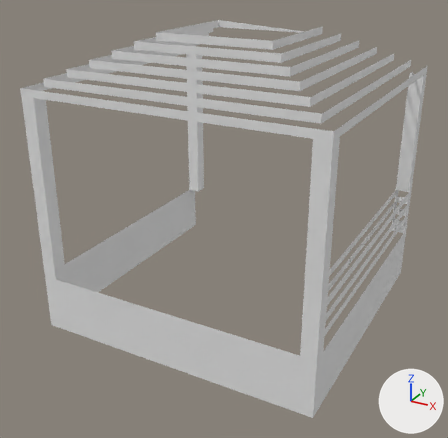
A saved change to the OBJ model GenWorldGame/Assets/Voxels/Arbor.obj.
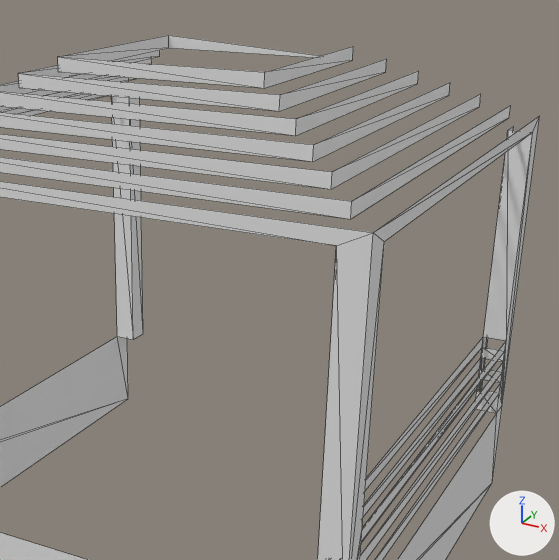
Each version is shown whole from a camera (50 mm lens) standing at (3.83, -7.44, 4.98) and looking at (-0.09, -0.33, 1.43), then close up on the part from 28% to 98% of the width and 0% to 72% of the height. Lighting does not change. The marker at lower right points along +X, +Y and +Z. The close-ups show mesh edges as thin lines. Where no turn or scale is listed for an object, it has been applied to the vertices. Vertices at the same position are counted once.

Script lines for the objects in view, before the commit:
```python
me_untitled = bpy.data.meshes.new('Untitled')
me_untitled.from_pydata(...)  # 108 vertices, 131 faces; spans x -2.0..2.0, y -2.0..2.0, z 0.0..4.0
me_untitled.materials.append(mat_palette)  # white #e7e7e7
ob_untitled = bpy.data.objects.new('Untitled', me_untitled)
ob_untitled.location = (0.0, 0.0, 0.0)
```
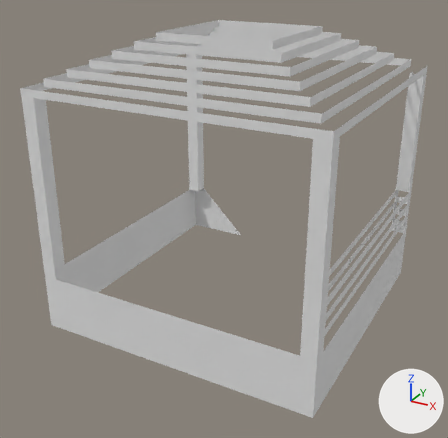
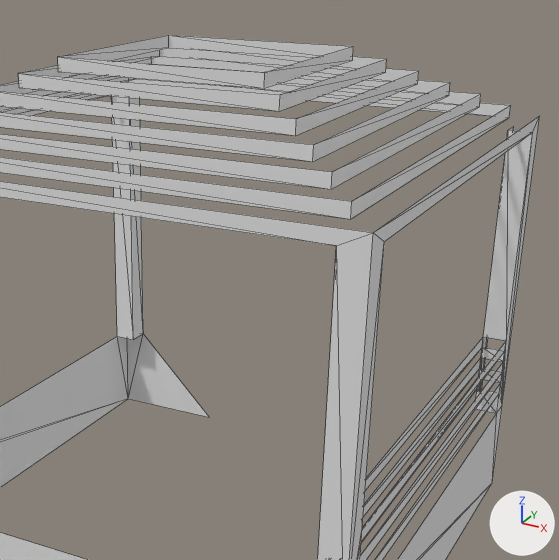
What differs and where, as boxes [x1, y1, x2, y2] in the close-ups (559 x 560 px):
part 1 of me_untitled, added: after [127, 35, 510, 417]

What changed in the scene script:
```text
Change me_untitled:
    used by ob_untitled; location = (0.0, 0.0, 0.0)
    remove me_untitled.from_pydata(...)  # 108 vertices, 131 faces; spans x -2.0..2.0, y -2.0..2.0, z 0.0..4.0
    add me_untitled.from_pydata(...)  # 109 vertices, 146 faces; spans x -2.0..2.0, y -2.0..2.0, z 0.0..4.0
    me_untitled part 1
    1 vertex is added at (-1.0, 2.0, 0.0)
    15 new faces join them
```
